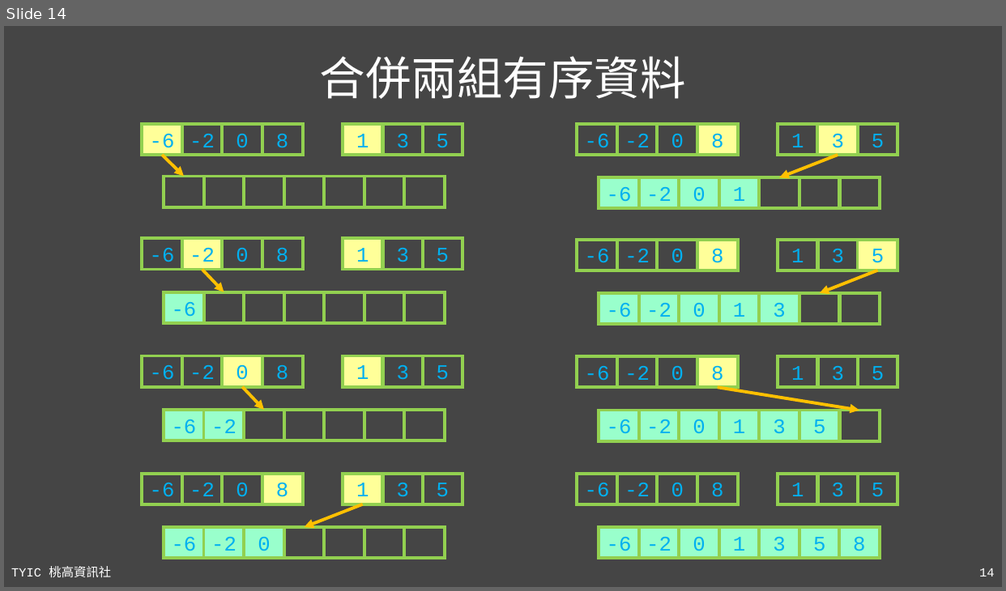
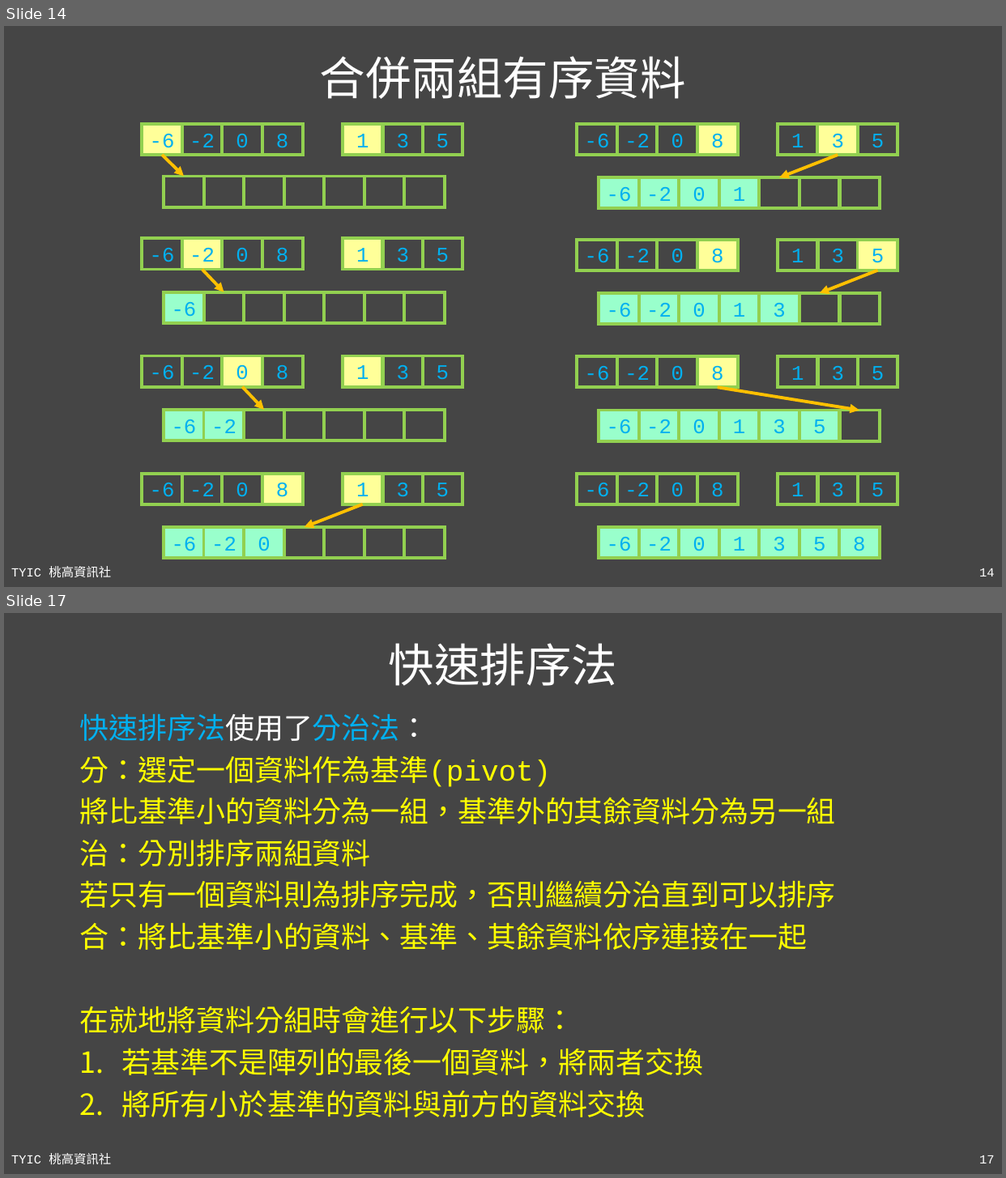
Before and after one commit to TYSHIC/slides, a slide deck: ppt/91_補充：進階資料結構與演算法.pptx. Shown one above the other, each under a label of ours: slide 14 before the commit, slides 14 and 17 after it; the slides between them are not shown. The pictures are 1006x591 and 1006x1178 pixels, drawn with LibreOffice and Linux fonts; fonts in the diff are those of the drawing. Boxes give left, top, right and bottom in pixels: in the first picture for what was removed or moved away, otherwise in the second. Text is boxed around its words. In the diff, an @@ line names an element or a change of style, - is before the commit and + after.

```diff
--- a/ppt/91_補充：進階資料結構與演算法.pptx
+++ b/ppt/91_補充：進階資料結構與演算法.pptx
@@ slide 17 added at (4, 613, 1002, 1174), background #454545; not listed: 2 template elements that a slide beside it also shows @@
@@ title added at (389, 643, 617, 686), 44 pt, text #FFFFFF @@
+快速排序法
@@ text added at (80, 714, 836, 1118), 28 pt, text #FFFF00 @@
+快速排序法使用了分治法：
+分：選定一個資料作為基準(pivot)
+將比基準小的資料分為一組，基準外的其餘資料分為另一組
+治：分別排序兩組資料
+若只有一個資料則為排序完成，否則繼續分治直到可以排序
+合：將比基準小的資料、基準、其餘資料依序連接在一起
+在就地將資料分組時會進行以下步驟：
+1. 若基準不是陣列的最後一個資料，將兩者交換
+2. 將所有小於基準的資料與前方的資料交換
```
Also in this commit, not shown: 2 slides changed, 3 other slides added, 21 other files.
